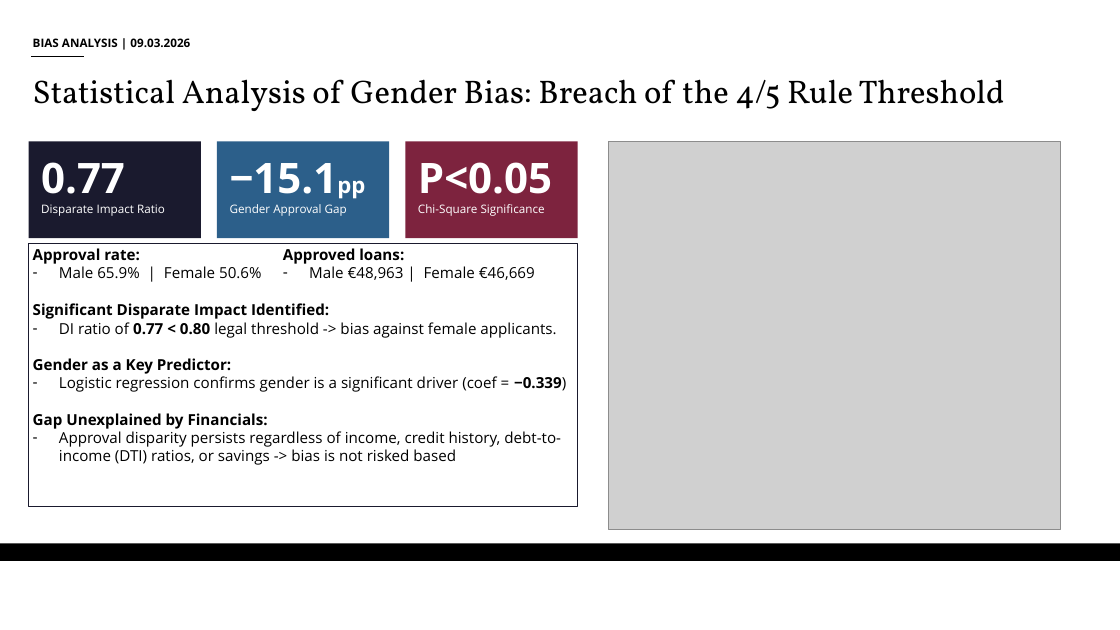
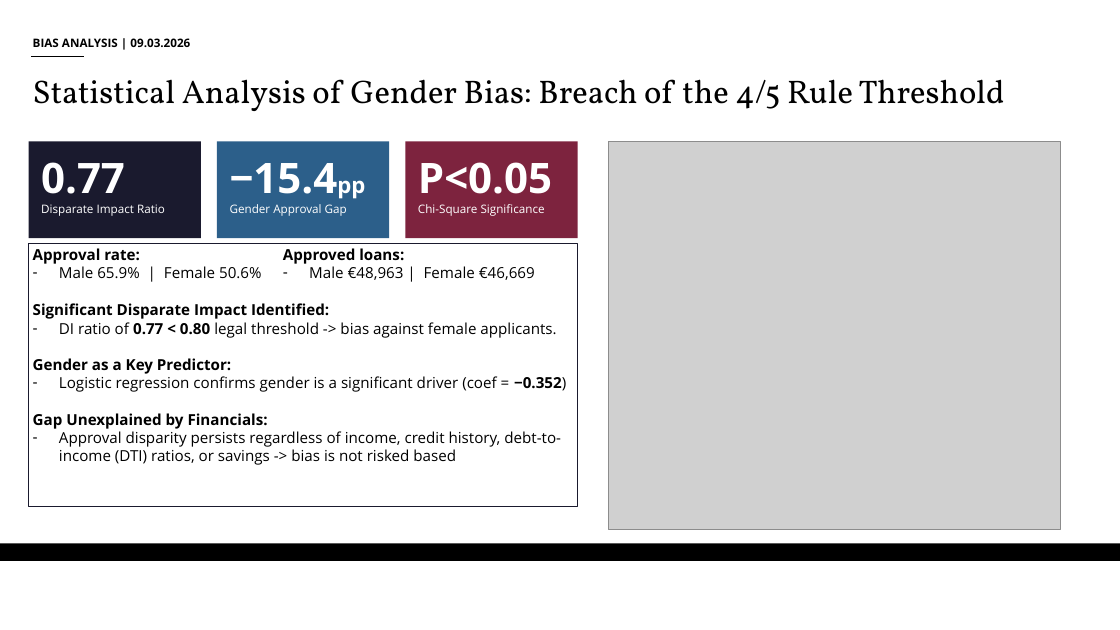
Before and after one commit to LennSchneidewind-67548/dego-project-team14, a slide deck: slide 3 of presentation/DEGO_Group_14_Final_Report.pptx. Drawn at 1120x630 pixels with LibreOffice and Linux fonts; fonts in the diff are those of the drawing; grey boxes stand for pictures; background and template pictures are left out. Boxes give left, top, right and bottom in pixels: in the first picture for what was removed or moved away, otherwise in the second. Text is boxed around its words. In the diff, an @@ line names an element or a change of style, - is before the commit and + after.

```diff
--- a/presentation/DEGO_Group_14_Final_Report.pptx
+++ b/presentation/DEGO_Group_14_Final_Report.pptx
@@ text in rectangle at bbox=[230, 163, 338, 205]: text changed @@
-−15.1pp
+−15.4pp
@@ text at bbox=[59, 376, 566, 392]: text changed @@
-– Logistic regression confirms gender is a significant driver (coef = −0.339)
+– Logistic regression confirms gender is a significant driver (coef = −0.352)
```
Also in this commit, not shown: 2 other slides changed, 1 slide removed, 19 other files.
